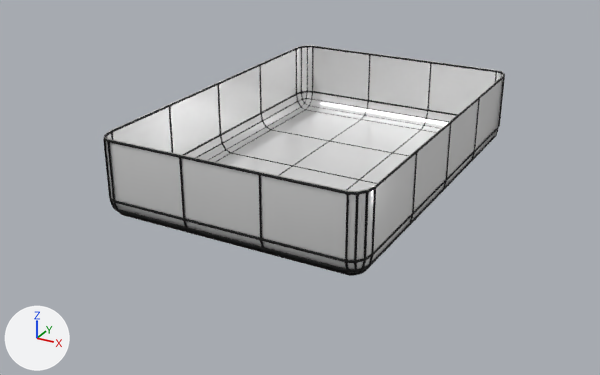
Renders of the FBX model FBX/pitch.fbx from each side of a commit.
One viewpoint serves both versions: a 50 mm camera at (93.0, -183.1, 85.8) aimed at (-3.6, -7.5, -2.0). The lights are fixed; the arrows at lower left show +X, +Y and +Z. Where no turn or scale is listed for an object, it has been applied to the vertices.

Objects in the first picture: 'Cage', 'PitchLeft', 'PitchRight'.
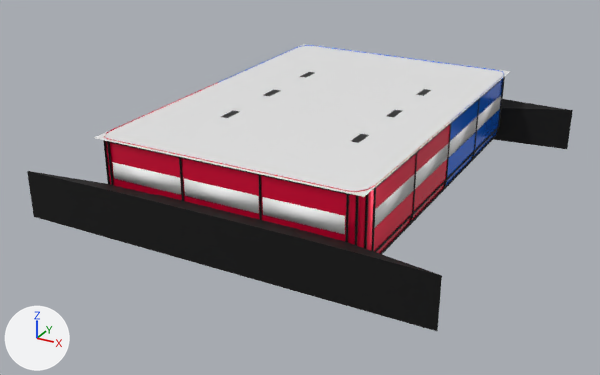
Where the newer file only moved an object's origin or applied its transform, the numbers keep the older frame.

Boxes [x1, y1, x2, y2] around the edits, measured in the pictures (600 x 375 px):
'Plane', added: after [94, 44, 510, 197]
'PitchLeft', deleted: before [105, 82, 450, 273]
'PitchRight', deleted: before [218, 45, 504, 185]
'Goal.001', added (black): after [27, 171, 442, 331]
'Pitch', added: after [105, 45, 504, 254]
'Windows', added: after [112, 95, 501, 234]
'Goal', added (black): after [493, 99, 573, 149]
'Light.002', added: after [351, 134, 369, 143]
'Light.005', added: after [221, 111, 239, 118]
'Light', added: after [387, 110, 402, 117]
'Light.003', added: after [264, 89, 280, 96]
'Light.001', added: after [416, 89, 431, 96]
'Light.004', added: after [300, 72, 314, 78]
part 1 of me_plane_001, cut back (black): before [185, 219, 266, 253]
part 2 of me_plane_001, cut back: before [365, 100, 427, 125]

Edits to the bpy script that builds the scene:
```text
Change me_plane_001:
    remove me_plane_001.from_pydata(...)  # 1954 vertices, 4336 faces; spans x -33.6..33.6, y -49.5..49.5, z -0.3..20.3
    add me_plane_001.from_pydata(...)  # 1954 vertices, 4300 faces; spans x -33.6..33.6, y -49.5..49.5, z -0.3..20.3
    me_plane_001 part 1
    24 faces are deleted
    6 new faces join them
    me_plane_001 part 2
    24 faces are deleted
    6 new faces join them
Add me_plane_004:
    me_plane_004.from_pydata([(-33.8, 50.0, 20.3), (33.8, 50.0, 20.3), (-33.8, -50.0, 20.3), (33.8, -50.0, 20.3)], [], [(0, 1, 3, 2)])
Remove ob_pitchright:
    ob_pitchright = bpy.data.objects.new('PitchRight', me_plane_002)
Remove ob_pitchleft:
    ob_pitchleft = bpy.data.objects.new('PitchLeft', me_plane)
Add ob_windows:
    ob_windows = bpy.data.objects.new('Windows', me_plane_006)  # 112 vertices, 84 faces; spans x -33.5..33.5, y -49.2..49.2, z 10.8..14.9; in mat_window (white #ffffff)
    ob_windows.location = (0.0, 0.0, 0.0)
Add ob_goal_001:
    ob_goal_001 = bpy.data.objects.new('Goal.001', me_cube_003)  # 138 vertices, 136 faces; spans x -51.7..51.7, y -20.2..8.2, z -3.2..9.2; in mat_pitch_cage (black #1a1a1a), mat_lightshine (white #ffffff)
    ob_goal_001.location = (0.0, -46.1, 1.3)
    ob_goal_001.rotation_euler = (0.0, 0.0, -3.142)  # degrees (0, 0, -180)
Add ob_goal:
    ob_goal = bpy.data.objects.new('Goal', me_cube_003)  # 138 vertices, 136 faces; spans x -51.7..51.7, y -20.2..8.2, z -3.2..9.2; in mat_pitch_cage (black #1a1a1a), mat_lightshine (white #ffffff)
    ob_goal.location = (0.0, 46.3, 1.3)
Add ob_light_005:
    ob_light_005 = bpy.data.objects.new('Light.005', me_cube_001)  # 16 vertices, 14 faces; spans x -1.27..1.27, y -2.73..2.73, z -0.28..0.57; in mat_lights_001 (black #0e0e0e), mat_lightshine (white #ffffff)
    ob_light_005.location = (-15.7, -21.1, 19.8)
Add ob_light_004:
    ob_light_004 = bpy.data.objects.new('Light.004', me_cube_001)  # 16 vertices, 14 faces; spans x -1.27..1.27, y -2.73..2.73, z -0.28..0.57; in mat_lights_001 (black #0e0e0e), mat_lightshine (white #ffffff)
    ob_light_004.location = (-15.7, 18.9, 19.8)
Add ob_light_001:
    ob_light_001 = bpy.data.objects.new('Light.001', me_cube_001)  # 16 vertices, 14 faces; spans x -1.27..1.27, y -2.73..2.73, z -0.28..0.57; in mat_lights_001 (black #0e0e0e), mat_lightshine (white #ffffff)
    ob_light_001.location = (19.3, 18.9, 19.8)
Add ob_plane:
    ob_plane = bpy.data.objects.new('Plane', me_plane_004)
    ob_plane.location = (0.0, 0.0, 0.0)
Add ob_light_003:
    ob_light_003 = bpy.data.objects.new('Light.003', me_cube_002)  # 16 vertices, 14 faces; spans x -11.92..-9.38, y -3.83..1.63, z 19.56..20.41; in mat_lights_001 (black #0e0e0e), mat_lightshine (white #ffffff)
    ob_light_003.location = (-5.0, 0.0, 0.0)
Add ob_light_002:
    ob_light_002 = bpy.data.objects.new('Light.002', me_cube_001)  # 16 vertices, 14 faces; spans x -1.27..1.27, y -2.73..2.73, z -0.28..0.57; in mat_lights_001 (black #0e0e0e), mat_lightshine (white #ffffff)
    ob_light_002.location = (19.3, -21.1, 19.8)
Add ob_light:
    ob_light = bpy.data.objects.new('Light', me_cube_001)  # 16 vertices, 14 faces; spans x -1.27..1.27, y -2.73..2.73, z -0.28..0.57; in mat_lights_001 (black #0e0e0e), mat_lightshine (white #ffffff)
    ob_light.location = (19.3, -1.1, 19.8)
Add ob_pitch:
    ob_pitch = bpy.data.objects.new('Pitch', me_plane_1)  # 254 vertices, 220 faces; spans x -33.4..33.4, y -49.2..49.2, z 0.2..20.4; in mat_pitchleft (blue #0075ff), mat_pitchright (pink #ff0042)
    ob_pitch.location = (0.0, 0.0, 0.0)
```
